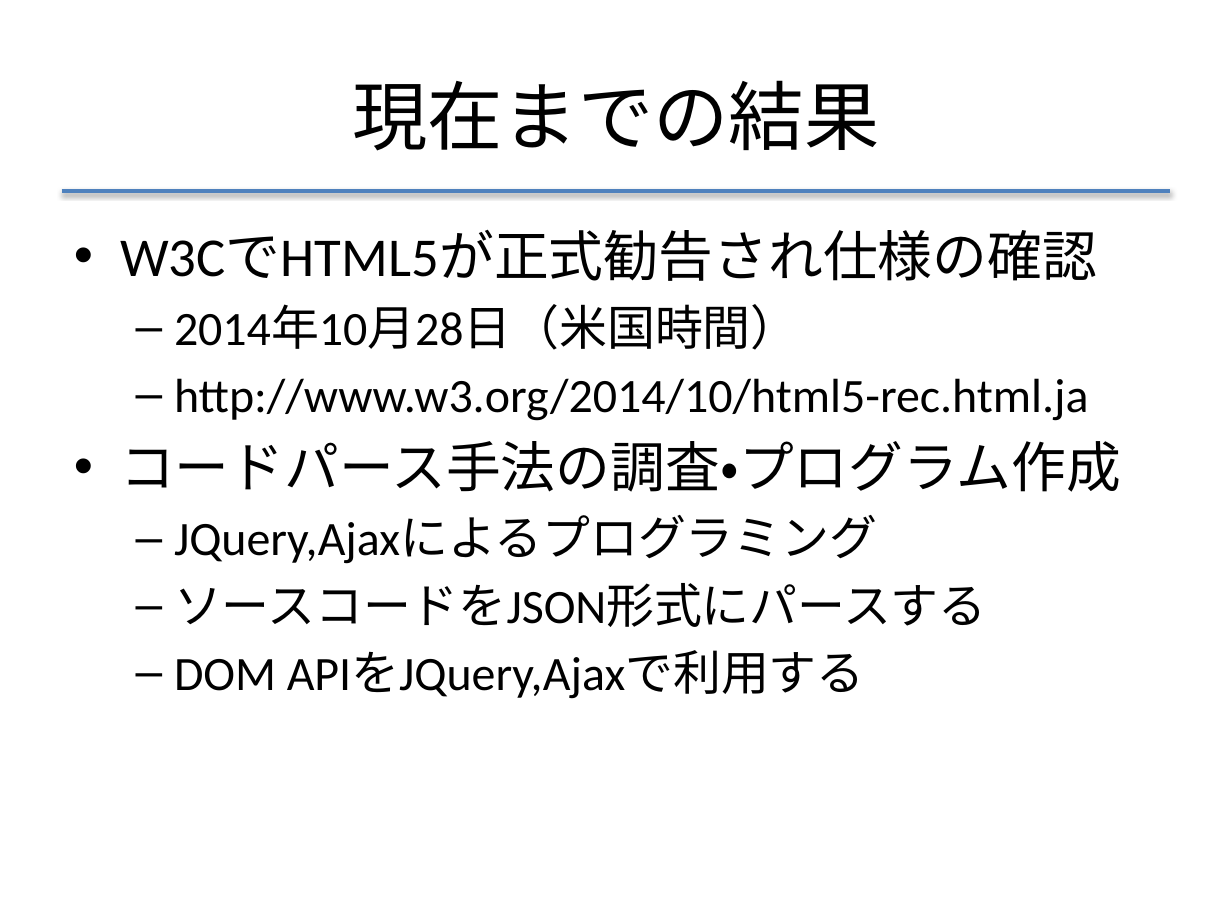
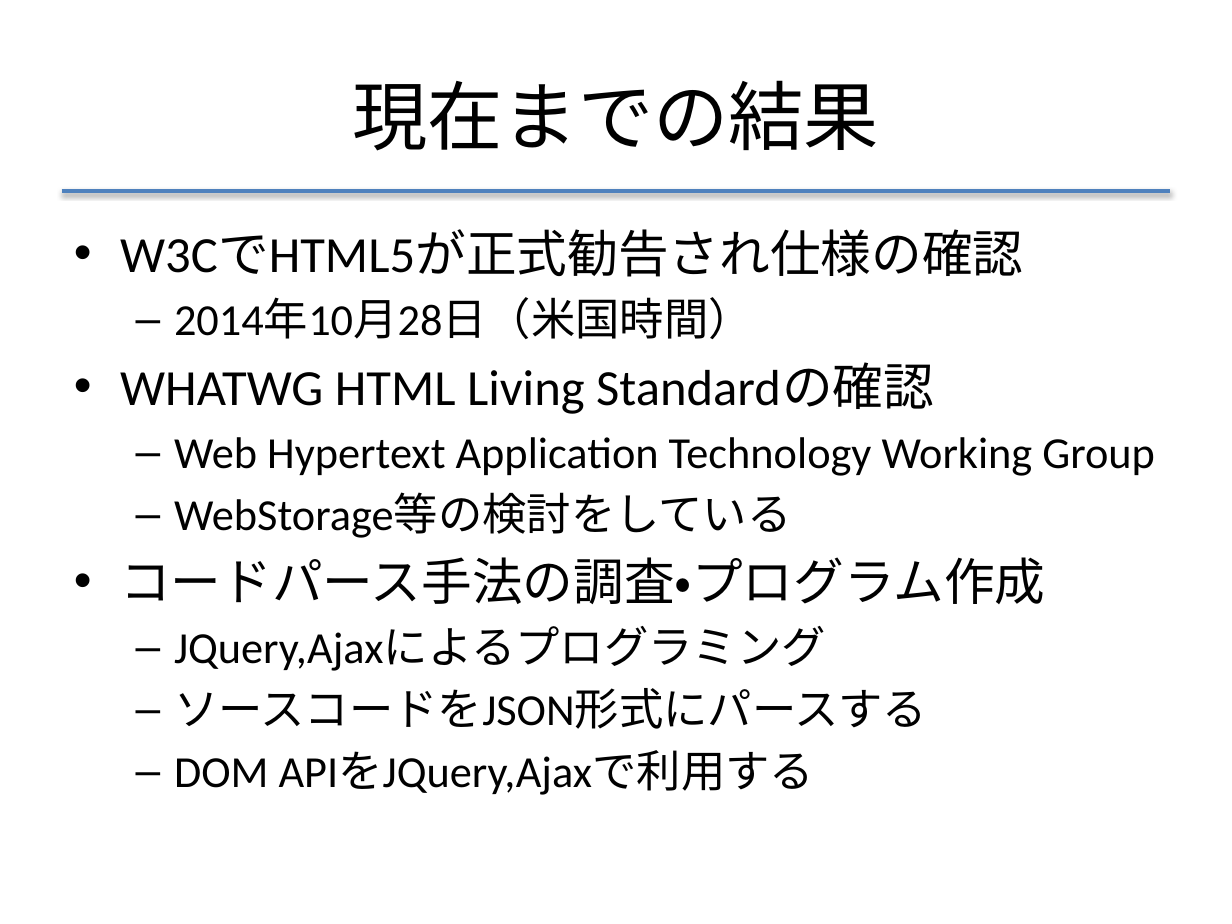
Before and after one commit to f-akazawa/akaz_uecdevelop, a slide deck: slide 19 of doc/中間発表資料.pptx. Drawn at 1232x924 pixels with LibreOffice and Linux fonts; fonts in the diff are those of the drawing. Boxes give left, top, right and bottom in pixels: in the first picture for what was removed or moved away, otherwise in the second. Text is boxed around its words. In the diff, an @@ line names an element or a change of style, - is before the commit and + after.

Commit message:
WHATWGのhtml living standardについての記述追加

```diff
--- a/doc/中間発表資料.pptx
+++ b/doc/中間発表資料.pptx
@@ text at box(120, 230, 1045, 795): size 32 to 29.6 pt in "W3CでHTML5が正式勧告され仕様の確認", "コードパース手法の調査・プログラム作成"; size 28 to 25.9 pt in "2014年10月28日（米国時間）", "JQuery,Ajaxによるプログラミング", "ソースコードをJSON形式にパースする", "DOM APIをJQuery,Ajaxで利用する" @@
@@ text at box(120, 363, 1155, 538): text changed; size 28 to 25.9 pt @@
-  – http://www.w3.org/2014/10/html5-rec.html.ja
+• WHATWG HTML Living Standardの確認
+  – Web Hypertext Application Technology Working Group
+  – WebStorage等の検討をしている
```
